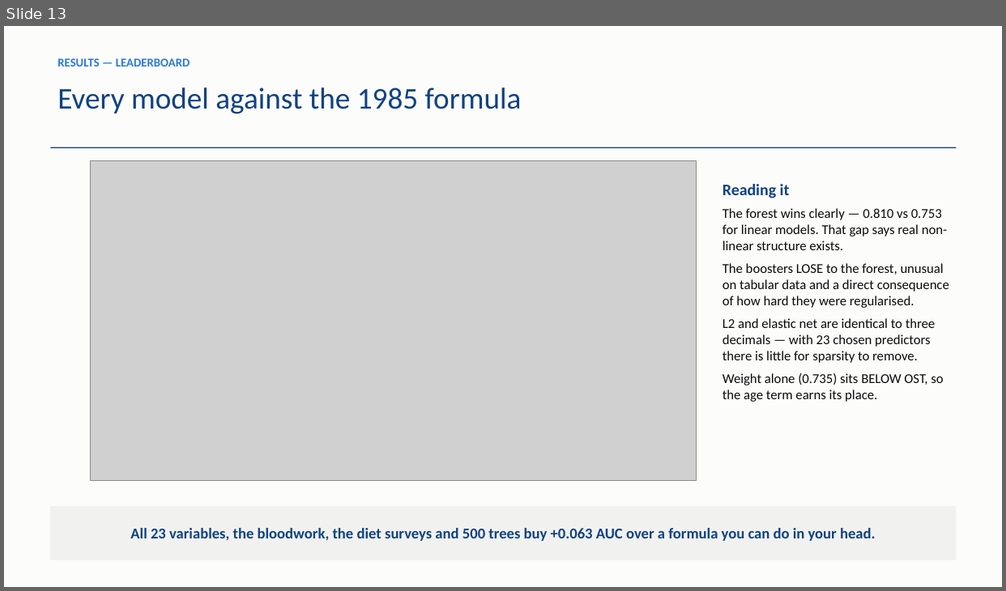
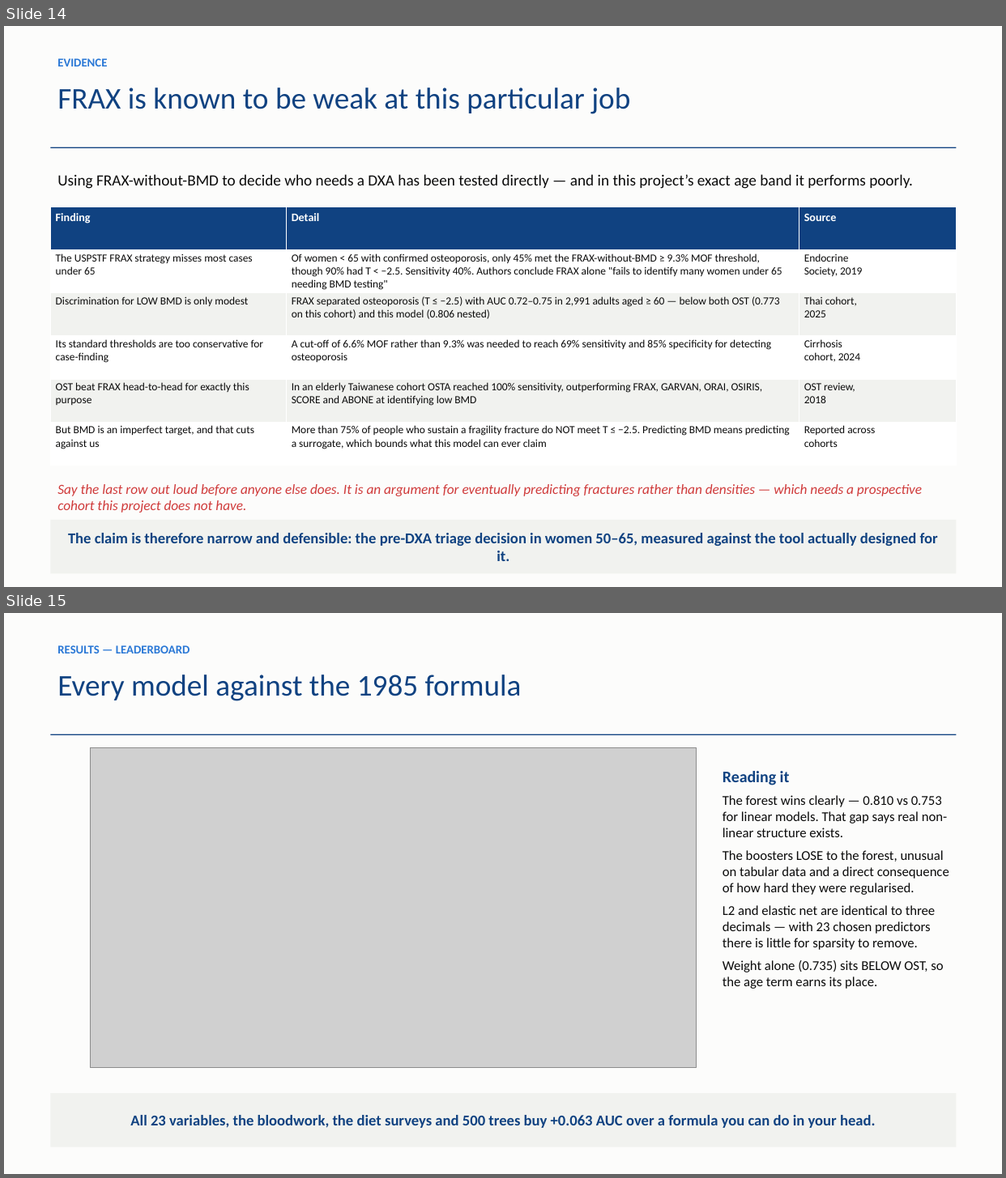
Before and after one commit to am12-dev/sf_26-27, a slide deck: Notes/Osteoporosis_ML_Specialist_Briefing.pptx. Shown one above the other, each under a label of ours: slide 13 before the commit, slides 14 and 15 after it. The pictures are 1006x591 and 1006x1178 pixels, drawn with LibreOffice and Linux fonts; fonts in the diff are those of the drawing; grey boxes stand for pictures. Boxes give left, top, right and bottom in pixels: in the first picture for what was removed or moved away, otherwise in the second. Text is boxed around its words. In the diff, an @@ line names an element or a change of style, - is before the commit and + after.

```diff
--- a/Notes/Osteoporosis_ML_Specialist_Briefing.pptx
+++ b/Notes/Osteoporosis_ML_Specialist_Briefing.pptx
@@ slide 14 added at (4, 26, 1002, 587), background #FCFCFB @@
@@ text added at (57, 58, 107, 66), 11.5 pt, text #2A78D6, bold @@
+EVIDENCE
@@ text added at (57, 88, 630, 114), 29 pt, text #104281 @@
+FRAX is known to be weak at this particular job
@@ rectangle added at (50, 148, 957, 148), fill #104281 @@
@@ text added at (57, 174, 913, 189), 15 pt, text #0B0B0B @@
+Using FRAX-without-BMD to decide who needs a DXA has been tested directly — and in this project’s exact age band it performs poorly.
@@ table added at (50, 207, 957, 466), 6 rows, 3 columns @@
+Finding | Detail | Source
+The USPSTF FRAX strategy misses most cases under 65 | Of women < 65 with confirmed osteoporosis, only 45% met the FRAX-without-BMD ≥ 9.3% MOF threshold, though 90% had T < −2.5. Sensitivity 40%. Authors conclude FRAX alone "fails to identify many women under 65 needing BMD testing" | Endocrine / Society, 2019
+Discrimination for LOW BMD is only modest | FRAX separated osteoporosis (T ≤ −2.5) with AUC 0.72–0.75 in 2,991 adults aged ≥ 60 — below both OST (0.773 on this cohort) and this model (0.806 nested) | Thai cohort, / 2025
+Its standard thresholds are too conservative for case-finding | A cut-off of 6.6% MOF rather than 9.3% was needed to reach 69% sensitivity and 85% specificity for detecting osteoporosis | Cirrhosis / cohort, 2024
+OST beat FRAX head-to-head for exactly this purpose | In an elderly Taiwanese cohort OSTA reached 100% sensitivity, outperforming FRAX, GARVAN, ORAI, OSIRIS, SCORE and ABONE at identifying low BMD | OST review, / 2018
+But BMD is an imperfect target, and that cuts against us | More than 75% of people who sustain a fragility fracture do NOT meet T ≤ −2.5. Predicting BMD means predicting a surrogate, which bounds what this model can ever claim | Reported across / cohorts
@@ text added at (57, 484, 922, 513), 13.5 pt, text #D03B3B, italic @@
+Say the last row out loud before anyone else does. It is an argument for eventually predicting fractures rather than densities — which needs a prospective cohort this project does not have.
@@ rectangle added at (50, 520, 957, 574), fill #F1F2EF, 14.5 pt, text #104281, bold @@
+The claim is therefore narrow and defensible: the pre-DXA triage decision in women 50–65, measured against the tool actually designed for it.
@@ what was slide 13 is now slide 15 @@
```
Also in this commit, not shown: 3 slides changed, 1 other slide added, 5 other files.
